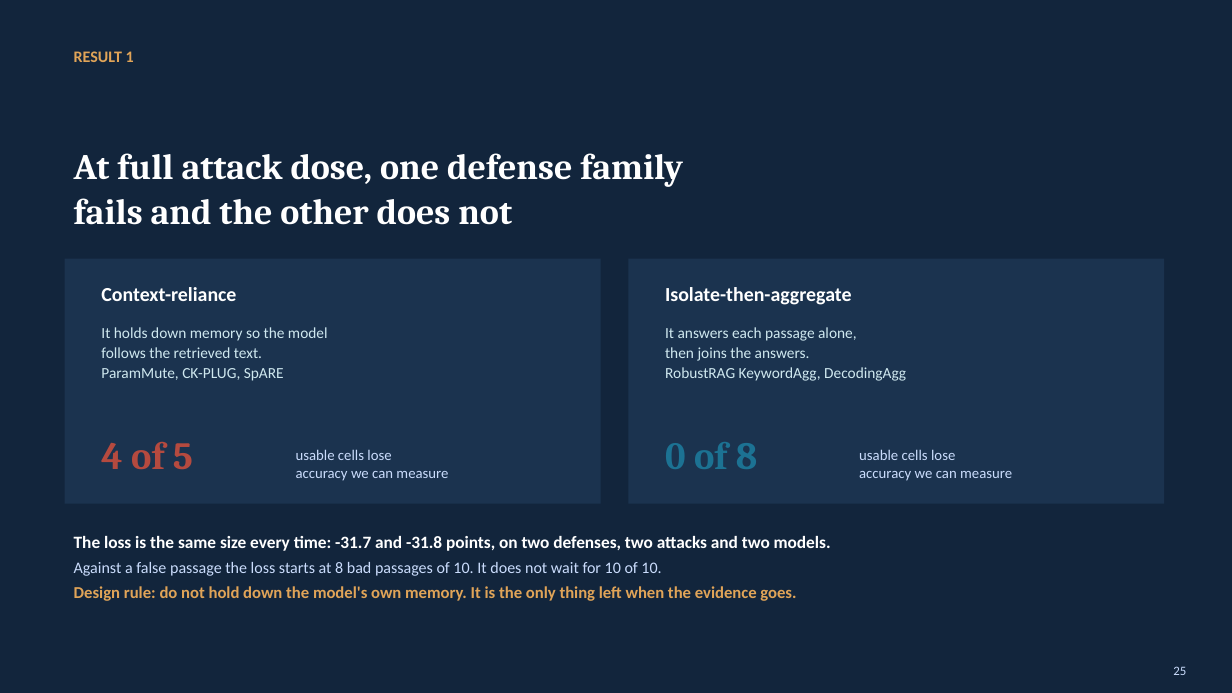
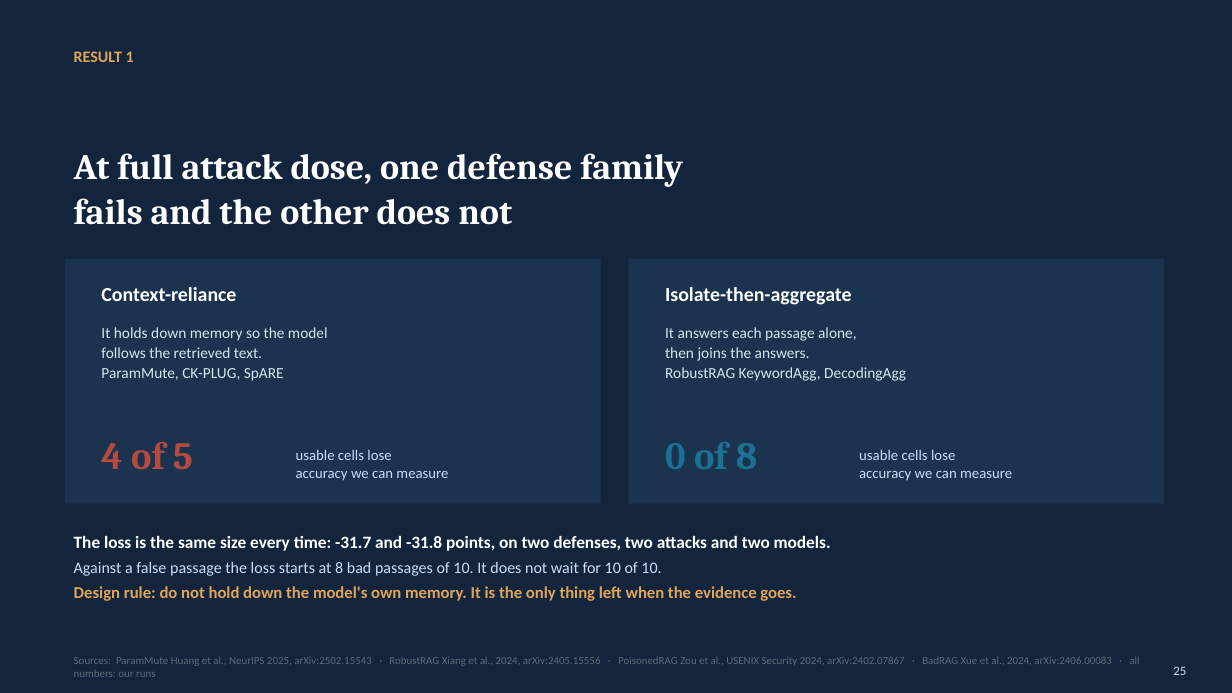
Before and after one commit to Nyamtulla/context_poison, a slide deck: slide 25 of context_sok_results_presentation.pptx. Drawn at 1232x693 pixels with LibreOffice and Linux fonts; fonts in the diff are those of the drawing. Boxes give left, top, right and bottom in pixels: in the first picture for what was removed or moved away, otherwise in the second. Text is boxed around its words. In the diff, an @@ line names an element or a change of style, - is before the commit and + after.

```diff
--- a/context_sok_results_presentation.pptx
+++ b/context_sok_results_presentation.pptx
@@ text added at [74, 657, 1140, 677], 8.5 pt, text #5B6B79 @@
+Sources: ParamMute Huang et al., NeurIPS 2025, arXiv:2502.15543 · RobustRAG Xiang et al., 2024, arXiv:2405.15556 · PoisonedRAG Zou et al., USENIX Security 2024, arXiv:2402.07867 · BadRAG Xue et al., 2024, arXiv:2406.00083 · all numbers: our runs
```
Also in this commit, not shown: 10 other slides changed, 2 other files.
